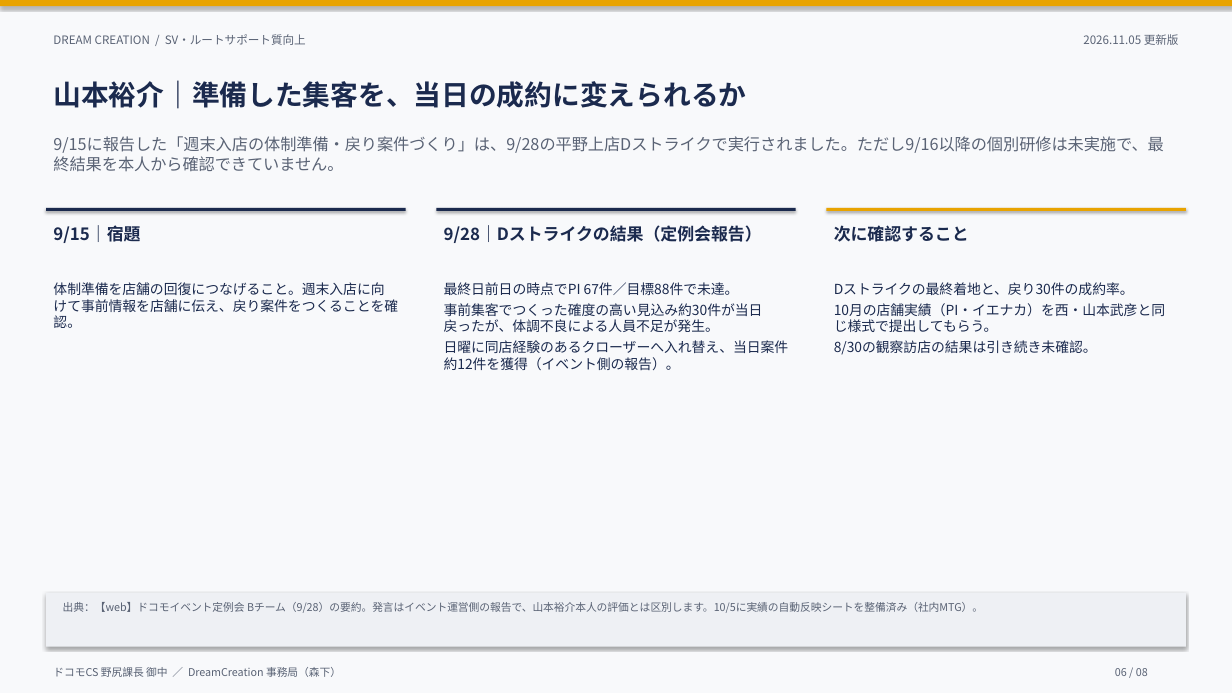
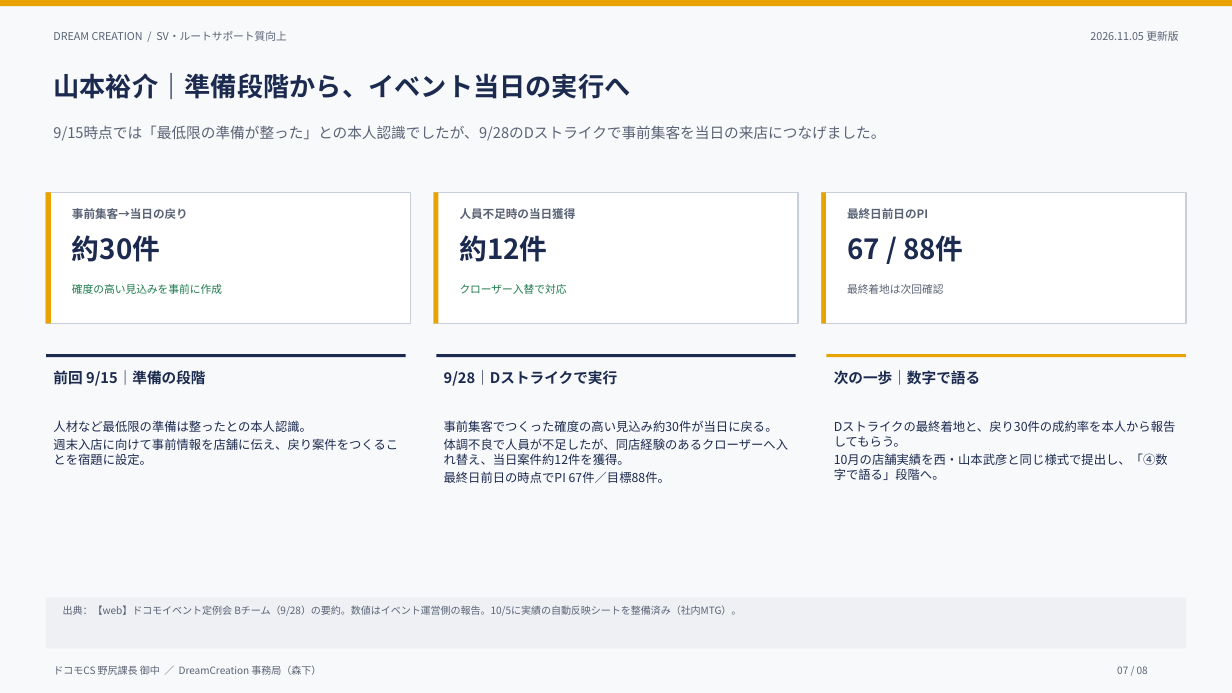
Before and after one commit to lunamax77/-next-vision, a slide deck: slide 7 of docs/reports/sv-route-support/SV_ルートサポート質向上_進捗報告_20261105.pptx (slide 6 before the commit). Drawn at 1232x693 pixels with LibreOffice and Linux fonts; fonts in the diff are those of the drawing. Boxes give left, top, right and bottom in pixels: in the first picture for what was removed or moved away, otherwise in the second. Text is boxed around its words. In the diff, an @@ line names an element or a change of style, - is before the commit and + after.

```diff
--- a/docs/reports/sv-route-support/SV_ルートサポート質向上_進捗報告_20261105.pptx
+++ b/docs/reports/sv-route-support/SV_ルートサポート質向上_進捗報告_20261105.pptx
@@ text "DREAM CREATION / SV・ルートサポート質向上" at (53, 31, 286, 41): size 11.2 to 10.5 pt; less space between paragraphs @@
@@ text "2026.11.05 更新版" at (1090, 31, 1178, 41): size 11.2 to 10.5 pt; less space between paragraphs @@
@@ text at (53, 73, 630, 99): text changed; size 27 to 25.5 pt @@
-山本裕介｜準備した集客を、当日の成約に変えられるか
+山本裕介｜準備段階から、イベント当日の実行へ
@@ text at (53, 125, 885, 141): text changed; size 15.8 to 14.2 pt @@
-9/15に報告した「週末入店の体制準備・戻り案件づくり」は、9/28の平野上店Dストライクで実行されました。ただし9/16以降の個別研修は未実施で、最終結果を本人から確認できていません。
+9/15時点では「最低限の準備が整った」との本人認識でしたが、9/28のDストライクで事前集客を当日の来店につなげました。
@@ rectangle added at (46, 192, 410, 323), fill #FFFFFF, outline #C9CFDA 1.5 pt @@
@@ rectangle added at (46, 192, 50, 323), fill #E8A300 @@
@@ text added at (72, 208, 188, 219), 11.2 pt, text #5A6375, bold @@
+事前集客→当日の戻り
@@ rectangle added at (434, 192, 798, 323), fill #FFFFFF, outline #C9CFDA 1.5 pt @@
@@ rectangle added at (434, 192, 438, 323), fill #E8A300 @@
@@ text added at (460, 208, 576, 219), 11.2 pt, text #5A6375, bold @@
+人員不足時の当日獲得
@@ rectangle added at (821, 192, 1185, 323), fill #FFFFFF, outline #C9CFDA 1.5 pt @@
@@ rectangle added at (821, 192, 826, 323), fill #E8A300 @@
@@ text added at (847, 208, 928, 219), 11.2 pt, text #5A6375, bold @@
+最終日前日のPI
@@ text removed at (53, 225, 140, 243) @@
-9/15｜宿題
@@ text added at (72, 235, 160, 262), 27 pt, text #1B2A4E, bold @@
+約30件
@@ text removed at (444, 225, 762, 243) @@
-9/28｜Dストライクの結果（定例会報告）
@@ text added at (460, 235, 548, 262), 27 pt, text #1B2A4E, bold @@
+約12件
@@ text added at (847, 235, 963, 262), 27 pt, text #1B2A4E, bold @@
+67 / 88件
@@ text added at (72, 284, 222, 294), 10.5 pt, text #1E7B4F @@
+確度の高い見込みを事前に作成
@@ text added at (460, 284, 567, 294), 10.5 pt, text #1E7B4F @@
+クローザー入替で対応
@@ text at (847, 284, 943, 294): text changed; size 16.5 to 10.5 pt; text colour #1B2A4E to #5A6375; bold off @@
-次に確認すること
+最終着地は次回確認
@@ shadow off in 5 elements at (0, 0, 1232, 6), (46, 597, 1185, 648), (46, 354, 405, 357), (436, 354, 795, 357), (826, 354, 1185, 357) @@
@@ 3 rectangles: place and size @@
-3 rectangles at (46, 208, 1185, 211)
+3 rectangles at (46, 354, 1185, 357)
@@ text added at (53, 368, 206, 387), 14.2 pt, text #1B2A4E, bold @@
+前回 9/15｜準備の段階
@@ text added at (444, 370, 618, 386), 14.2 pt, text #1B2A4E, bold @@
+9/28｜Dストライクで実行
@@ text added at (834, 370, 980, 385), 14.2 pt, text #1B2A4E, bold @@
+次の一歩｜数字で語る
@@ text at (53, 420, 398, 465): text changed; size 13.5 to 12 pt @@
-体制準備を店舗の回復につなげること。週末入店に向けて事前情報を店舗に伝え、戻り案件をつくることを確認。
+人材など最低限の準備は整ったとの本人認識。
+週末入店に向けて事前情報を店舗に伝え、戻り案件をつくることを宿題に設定。
@@ text at (444, 420, 788, 483): text changed; size 13.5 to 12 pt @@
-最終日前日の時点でPI 67件／目標88件で未達。
-事前集客でつくった確度の高い見込み約30件が当日戻ったが、体調不良による人員不足が発生。
-日曜に同店経験のあるクローザーへ入れ替え、当日案件約12件を獲得（イベント側の報告）。
+事前集客でつくった確度の高い見込み約30件が当日に戻る。
+体調不良で人員が不足したが、同店経験のあるクローザーへ入れ替え、当日案件約12件を獲得。
+最終日前日の時点でPI 67件／目標88件。
@@ text at (834, 420, 1176, 480): text changed; size 13.5 to 12 pt @@
-Dストライクの最終着地と、戻り30件の成約率。
-10月の店舗実績（PI・イエナカ）を西・山本武彦と同じ様式で提出してもらう。
-8/30の観察訪店の結果は引き続き未確認。
+Dストライクの最終着地と、戻り30件の成約率を本人から報告してもらう。
+10月の店舗実績を西・山本武彦と同じ様式で提出し、「④数字で語る」段階へ。
@@ rectangle: place and size @@
-rectangle at (46, 593, 1185, 647)
+rectangle at (46, 597, 1185, 648)
@@ text at (63, 605, 741, 616): text changed; size 10.5 to 9.8 pt @@
-出典：【web】ドコモイベント定例会 Bチーム（9/28）の要約。発言はイベント運営側の報告で、山本裕介本人の評価とは区別します。10/5に実績の自動反映シートを整備済み（社内MTG）。
+出典：【web】ドコモイベント定例会 Bチーム（9/28）の要約。数値はイベント運営側の報告。10/5に実績の自動反映シートを整備済み（社内MTG）。
@@ text "ドコモCS 野尻課長 御中 ／ DreamCreation ..." at (53, 665, 321, 675): size 10.5 to 9.8 pt; less space between paragraphs @@
@@ text at (1117, 666, 1148, 674): text changed; size 10.5 to 9.8 pt @@
-06 / 08
+07 / 08
```
Also in this commit, not shown: 5 other slides changed, 2 slides added, 2 slides removed, 2 other files.
